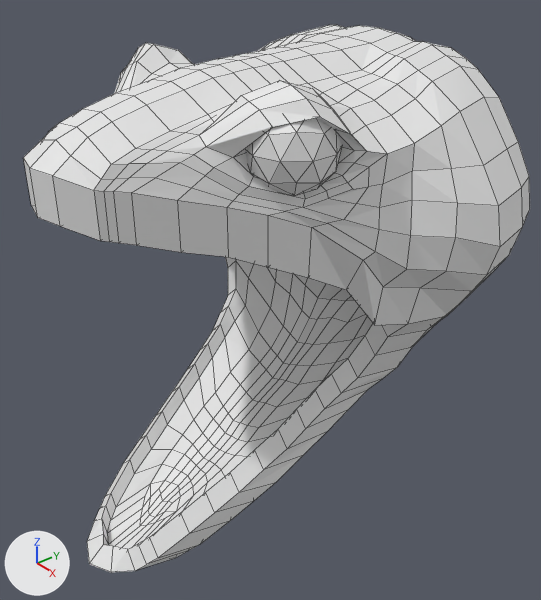
An edit to the Blender file Assets/TestScene/SnakeHead.blend, drawn before and after from the same camera.
Rendered twice from a 50 mm lens placed at (0.9, -1.165, 0.524), pointed at (-0.001, -0.431, -0.132). Lighting does not change. The marker at lower left points along +X, +Y and +Z. Mesh edges are drawn as thin lines.

Names of what the first picture shows: 'Snake Head'.
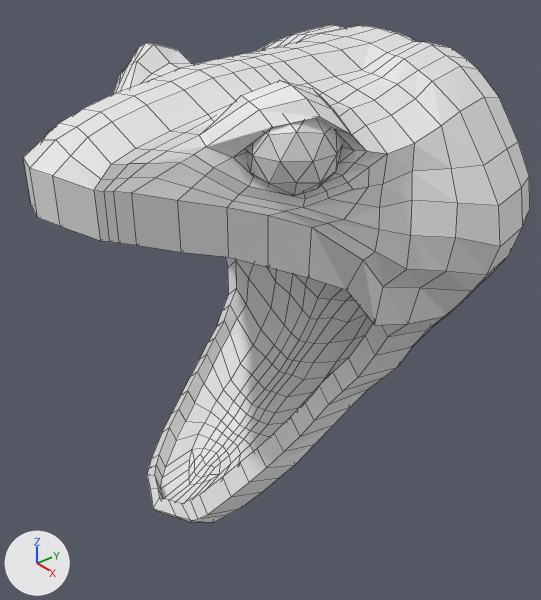
Commit message: updated head model

Where the change shows, as pixel boxes [x1, y1, x2, y2] in the pictures (541 x 600 px; the box of a moved part takes in the faces that stretch with it):
'Snake Head', reshaped (9% shorter): before [23, 25, 530, 572]; after [23, 25, 530, 523]
part 1 of me_snake_head, moved or reshaped: before [87, 261, 412, 572]; after [147, 261, 412, 523]

Diff of the bpy script that builds the scene:
```diff
--- a/Assets/TestScene/SnakeHead.blend.py
+++ b/Assets/TestScene/SnakeHead.blend.py
@@ me_snake_head @@
 # used by ob_snake_head; location = (0.0, 0.0, 0.0)
-me_snake_head.from_pydata(...)  # 654 vertices, 640 faces; spans x 0.0..0.342, y -0.836..0.025, z -0.517..0.305
+me_snake_head.from_pydata(...)  # 654 vertices, 640 faces; spans x 0.0..0.342, y -0.826..0.025, z -0.48..0.305
+# me_snake_head part 1: 148 of 654 vertices moved; they spanned x 0.0..0.185, y -0.836..-0.304, z -0.517..-0.19 and now span x 0.0..0.185, y -0.703..-0.303, z -0.48..-0.189; mean shift (0.0, 0.053, 0.019); largest move (0.044, -0.817, -0.506) -> (0.044, -0.683, -0.461)
```
